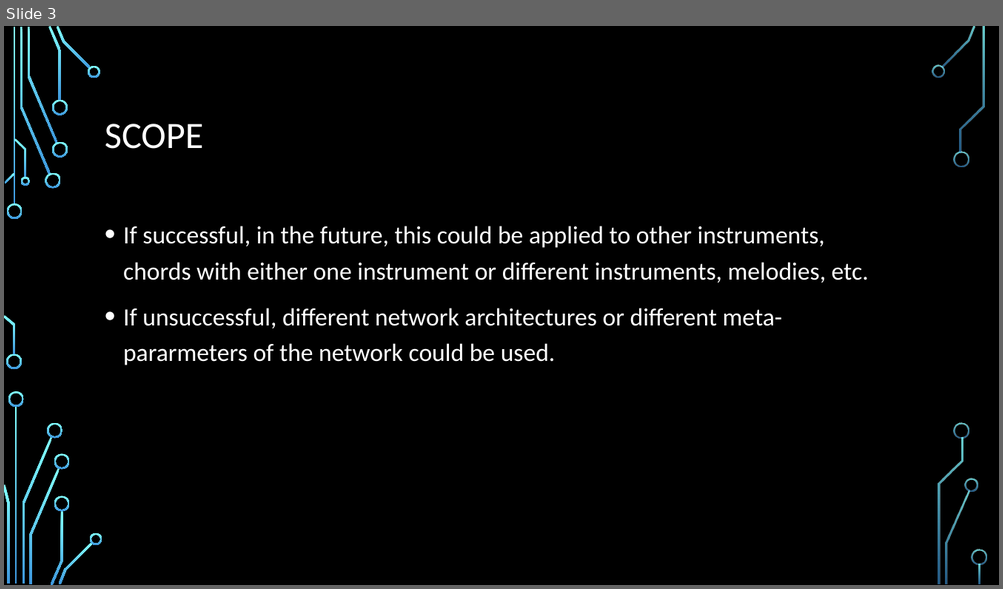
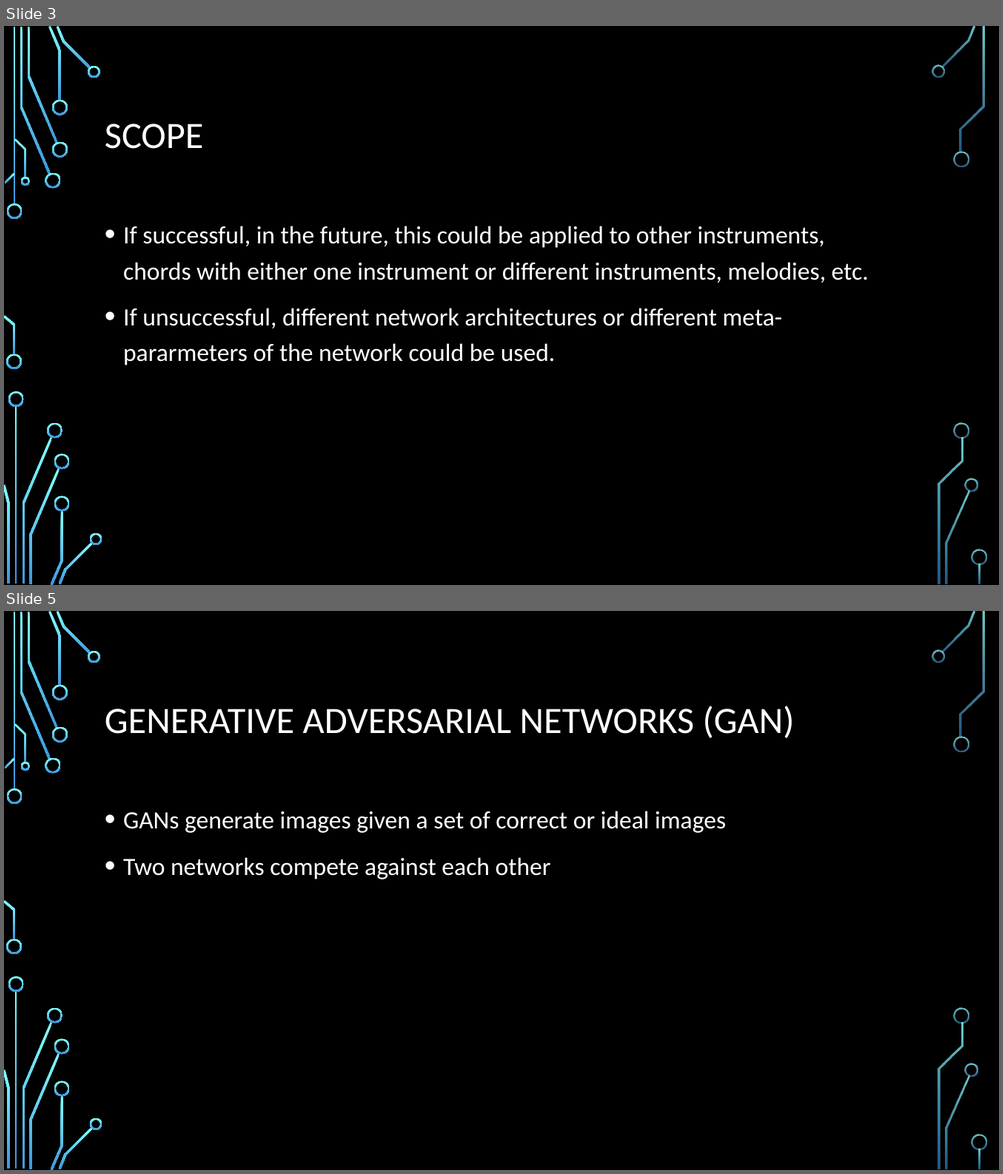
Before and after one commit to tinzh/machine-learning-tone-generation, a slide deck: firstPresentationWithDigitalFlowchart.pptx. Shown one above the other, each under a label of ours: slide 3 before the commit, slides 3 and 5 after it; the slides between them are not shown. The pictures are 1003x589 and 1003x1174 pixels, drawn with LibreOffice and Linux fonts; fonts in the diff are those of the drawing; background and template pictures are left out. Boxes give left, top, right and bottom in pixels: in the first picture for what was removed or moved away, otherwise in the second. Text is boxed around its words. In the diff, an @@ line names an element or a change of style, - is before the commit and + after.

```diff
--- a/firstPresentationWithDigitalFlowchart.pptx
+++ b/firstPresentationWithDigitalFlowchart.pptx
@@ slide 5 added at [4,611,999,1170], background picture (left out); not listed: 36 template elements that a slide beside it also shows @@
@@ title added at [105,706,794,738], 36 pt, text #FFFFFF @@
+GENERATIVE ADVERSARIAL NETWORKS (GAN)
@@ text added at [123,811,726,880], 24 pt, text #FFFFFF @@
+• GANs generate images given a set of correct or ideal images
+• Two networks compete against each other
```
Also in this commit, not shown: 1 slide changed, 3 other slides added.
